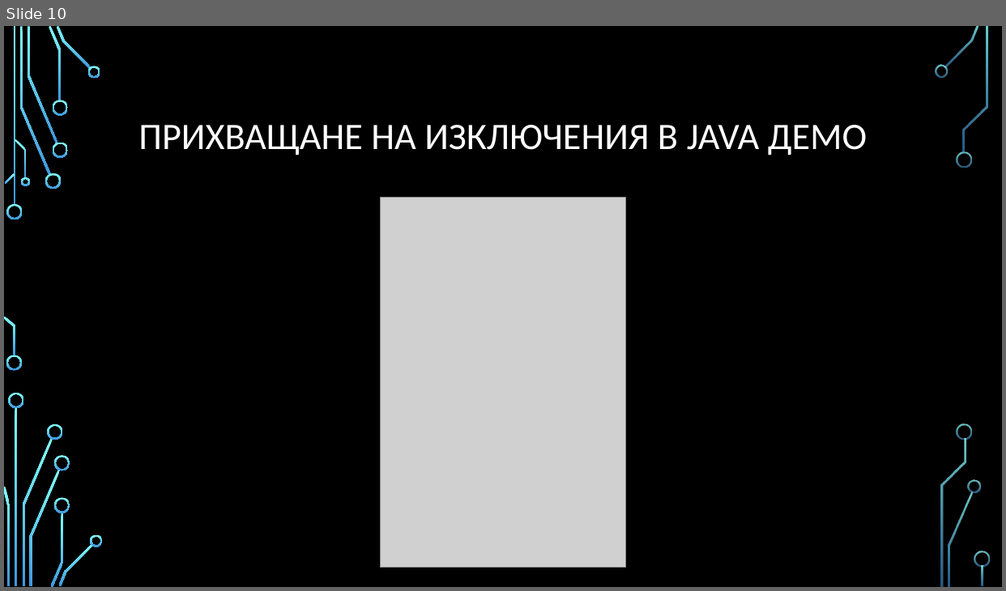
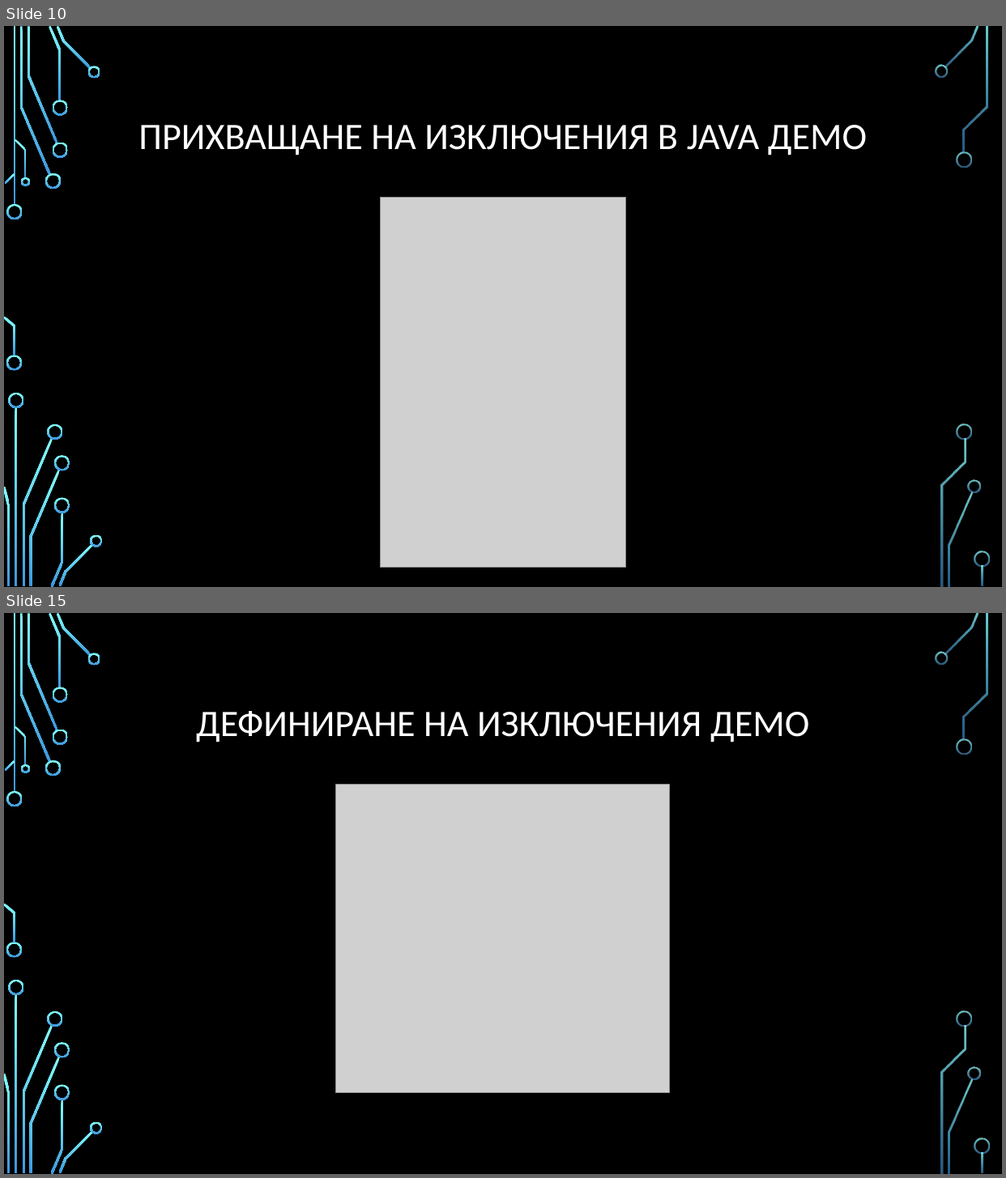
Before and after one commit to Bilyukov/java-course, a slide deck: 08.advanced-oop.pptx. Shown one above the other, each under a label of ours: slide 10 before the commit, slides 10 and 15 after it; the slides between them are not shown. The pictures are 1006x591 and 1006x1178 pixels, drawn with LibreOffice and Linux fonts; fonts in the diff are those of the drawing; grey boxes stand for pictures; background and template pictures are left out. Boxes give left, top, right and bottom in pixels: in the first picture for what was removed or moved away, otherwise in the second. Text is boxed around its words. In the diff, an @@ line names an element or a change of style, - is before the commit and + after.

```diff
--- a/08.advanced-oop.pptx
+++ b/08.advanced-oop.pptx
@@ slide 15 added at [4,613,1002,1174], background picture (left out); not listed: 36 template elements that a slide beside it also shows @@
@@ title added at [196,711,809,743], 36 pt, text #FFFFFF @@
+ДЕФИНИРАНЕ НА ИЗКЛЮЧЕНИЯ ДЕМО
@@ picture added at [335,785,670,1093] @@
```
Also in this commit, not shown: 8 other slides added, 6 other files.
